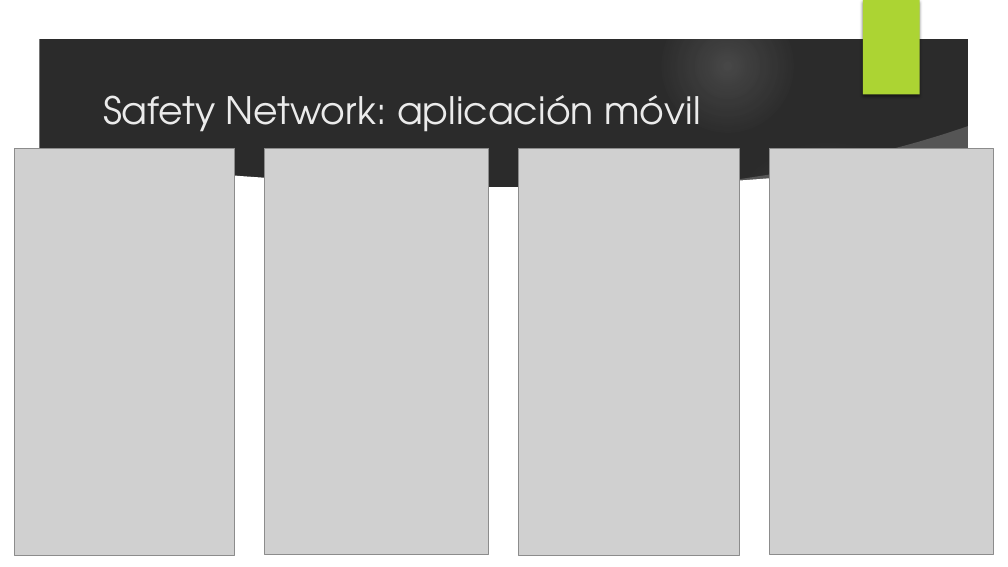
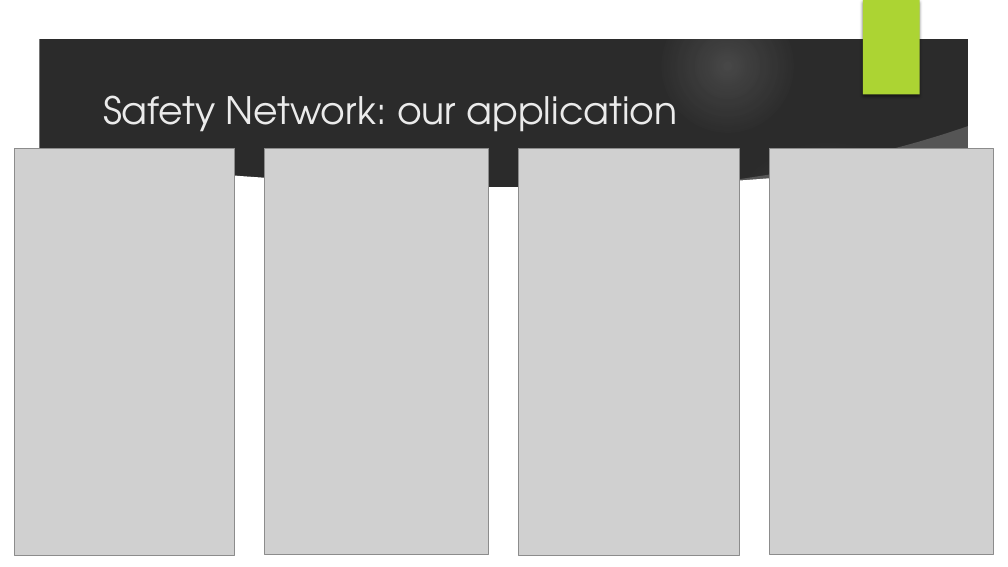
Before and after one commit to javieraviles/spaceappschallenge, a slide deck: slide 6 of Documentation/project_slide.pptx. Drawn at 1008x567 pixels with LibreOffice and Linux fonts; fonts in the diff are those of the drawing; grey boxes stand for pictures; background and template pictures are left out; a plain dark background stands for a picture behind light text. Boxes give left, top, right and bottom in pixels: in the first picture for what was removed or moved away, otherwise in the second. Text is boxed around its words. In the diff, an @@ line names an element or a change of style, - is before the commit and + after.

```diff
--- a/Documentation/project_slide.pptx
+++ b/Documentation/project_slide.pptx
@@ title at (103,95,678,132): text changed @@
-Safety Network: aplicación móvil
+Safety Network: our application
```
Also in this commit, not shown: 8 other slides changed, 2 other files.
